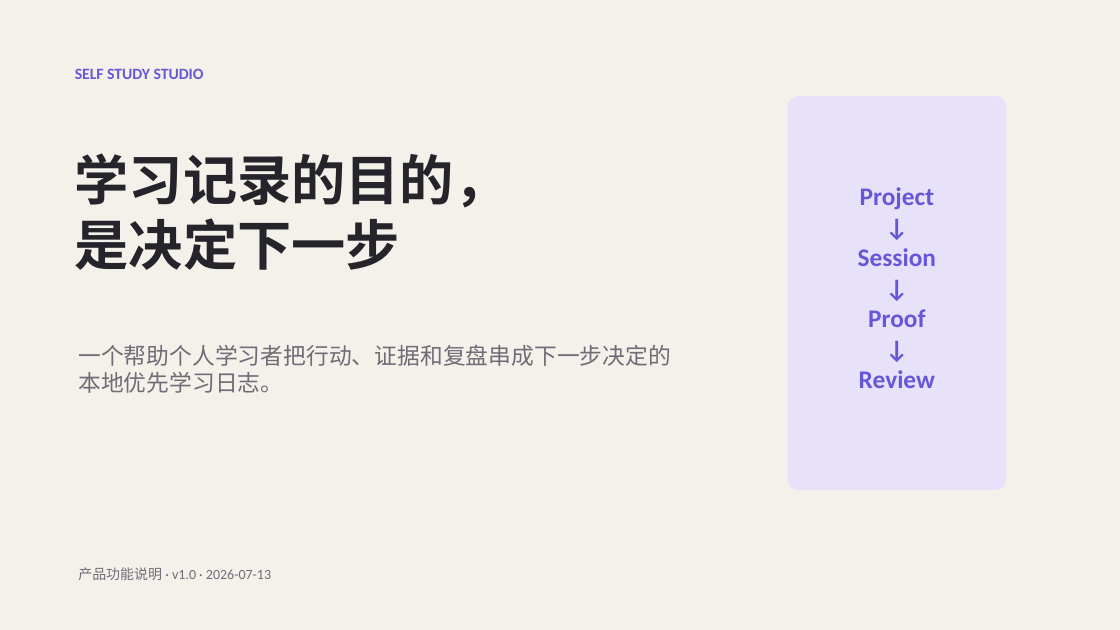
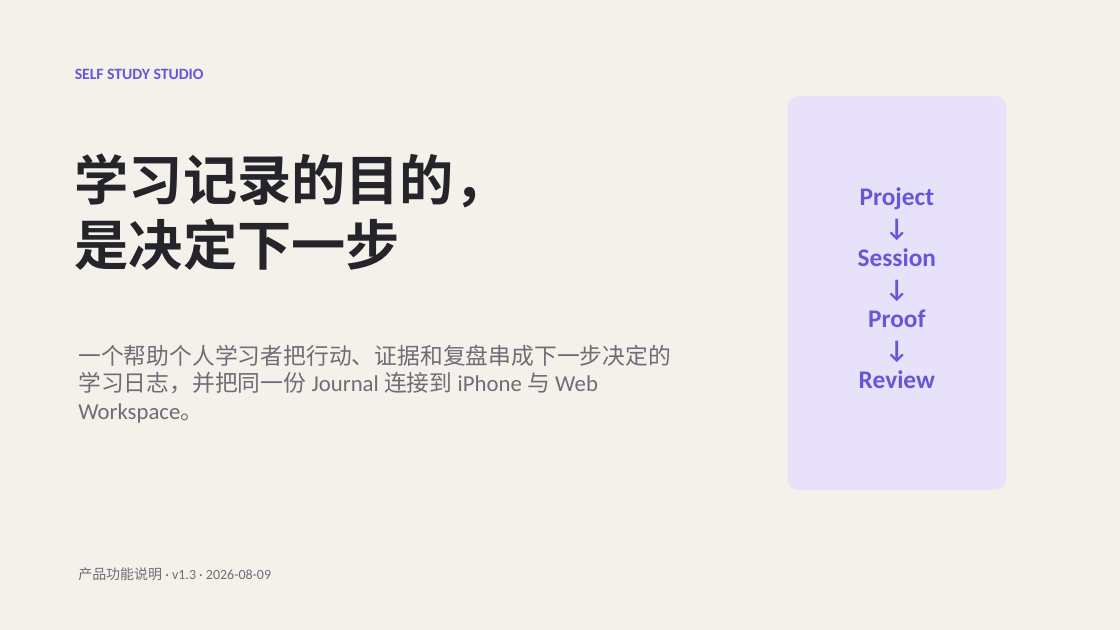
Before and after one commit to Panhe-C/self-study-studio, a slide deck: slide 1 of docs/product-guide/self-study-studio-product-deck.pptx. Drawn at 1120x630 pixels with LibreOffice and Linux fonts; fonts in the diff are those of the drawing. Boxes give left, top, right and bottom in pixels: in the first picture for what was removed or moved away, otherwise in the second. Text is boxed around its words. In the diff, an @@ line names an element or a change of style, - is before the commit and + after.

```diff
--- a/docs/product-guide/self-study-studio-product-deck.pptx
+++ b/docs/product-guide/self-study-studio-product-deck.pptx
@@ text at box(78, 345, 671, 423): text changed @@
-一个帮助个人学习者把行动、证据和复盘串成下一步决定的本地优先学习日志。
+一个帮助个人学习者把行动、证据和复盘串成下一步决定的学习日志，并把同一份 Journal 连接到 iPhone 与 Web Workspace。
@@ text at box(78, 567, 271, 580): text changed @@
-产品功能说明 · v1.0 · 2026-07-13
+产品功能说明 · v1.3 · 2026-08-09
```
Also in this commit, not shown: 11 other slides changed, 1 slide added, 1 slide removed, 40 other files.
